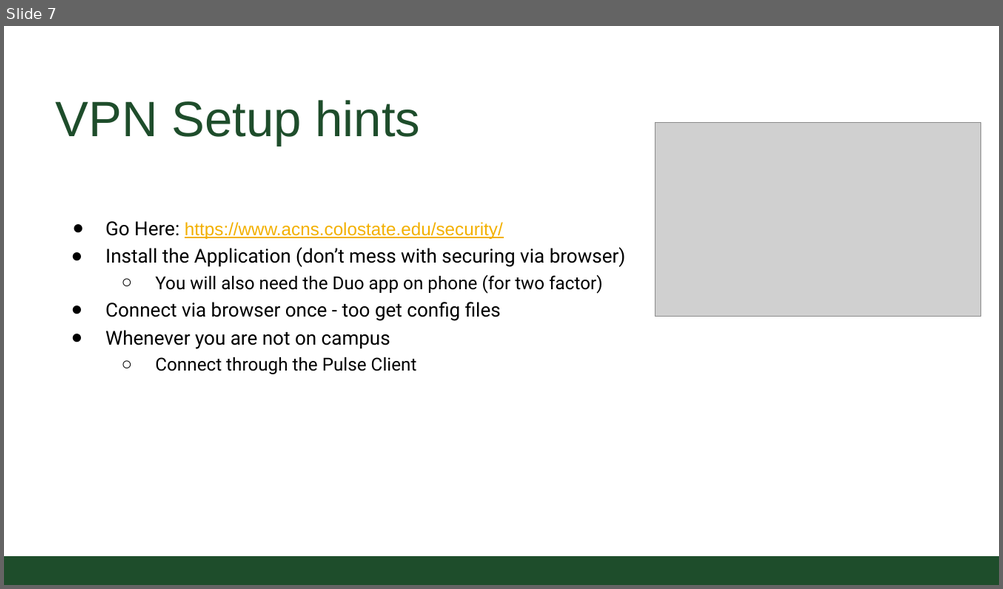
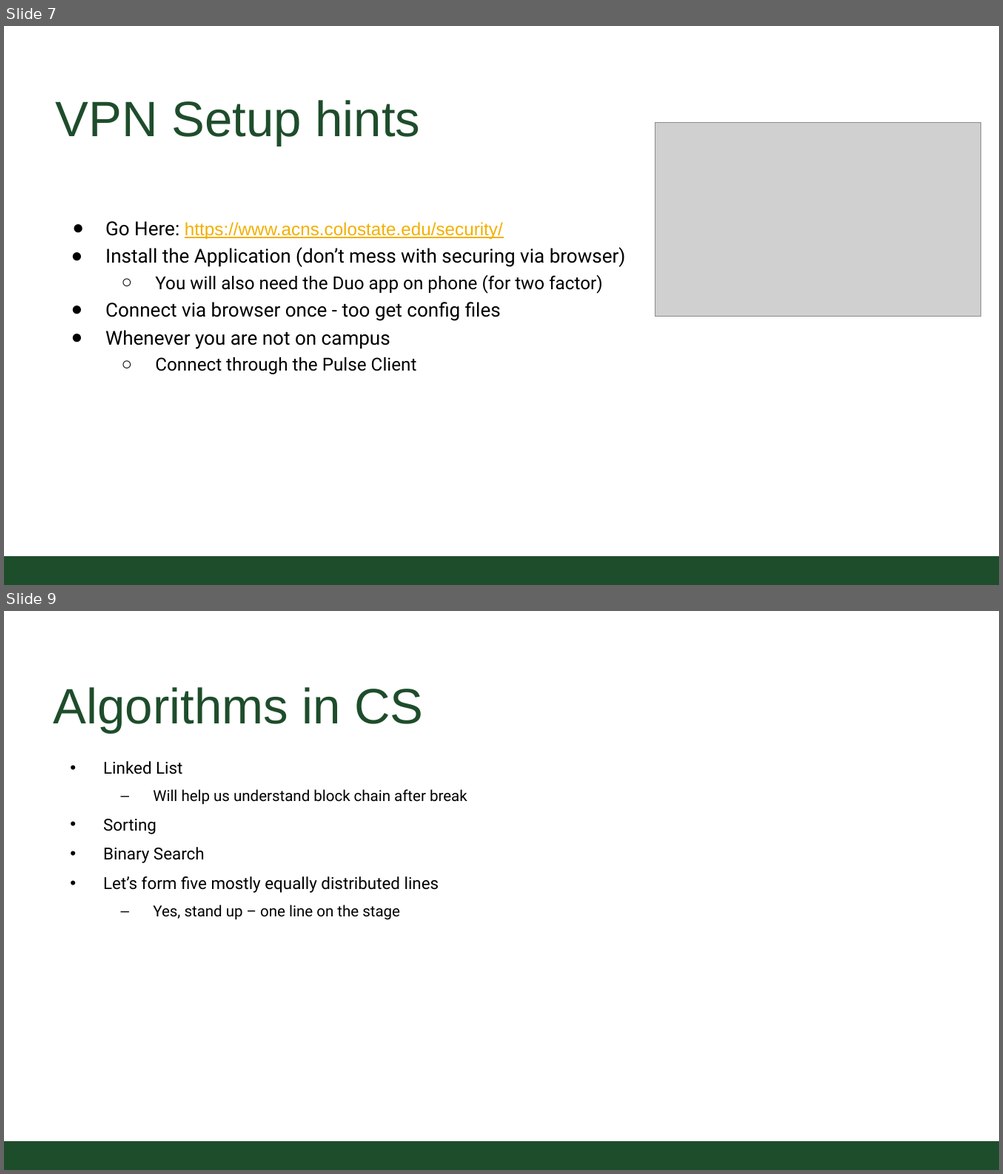
Before and after one commit to CSU-CS150B/handouts, a slide deck: Slides/On-Campus/13_02_Encryption_MoreRecursion.pptx. Shown one above the other, each under a label of ours: slide 7 before the commit, slides 7 and 9 after it; the slides between them are not shown. The pictures are 1003x589 and 1003x1174 pixels, drawn with LibreOffice and Linux fonts; fonts in the diff are those of the drawing; grey boxes stand for pictures; background and template pictures are left out. Boxes give left, top, right and bottom in pixels: in the first picture for what was removed or moved away, otherwise in the second. Text is boxed around its words. In the diff, an @@ line names an element or a change of style, - is before the commit and + after.

```diff
--- a/Slides/On-Campus/13_02_Encryption_MoreRecursion.pptx
+++ b/Slides/On-Campus/13_02_Encryption_MoreRecursion.pptx
@@ slide 9 added at box(4, 611, 999, 1170), background #FFFFFF; not listed: 1 template element that a slide beside it also shows @@
@@ title added at box(54, 687, 423, 733), 54.4 pt, text #1E4D2B @@
+Algorithms in CS
@@ text added at box(103, 761, 467, 920), 18.1 pt, text #000000 @@
+• Linked List
+  – Will help us understand block chain after break
+• Sorting
+• Binary Search
+• Let’s form five mostly equally distributed lines
+  – Yes, stand up – one line on the stage
```
Also in this commit, not shown: 3 slides changed.
